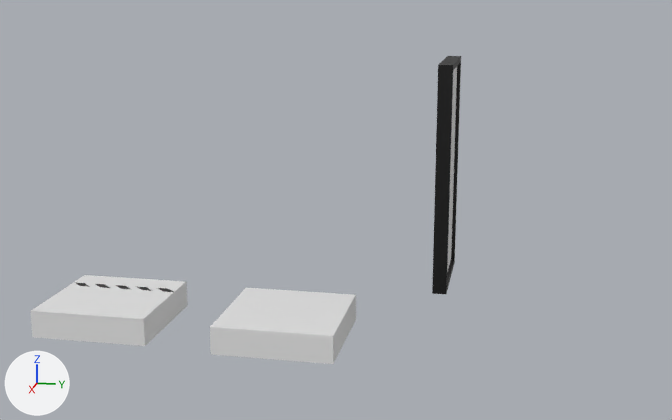
The Blender file jakes_test/mesh_library.blend as it was, and as the next commit left it.
The view is the same before and after, from a 50 mm lens placed at (16.91, 2.17, 5.37), pointed at (1.38, -0.93, 1.49). Lighting does not change. The marker at lower left points along +X, +Y and +Z. The older version comes first.

Before the edit, the objects in view are built like this:
```python
me_cube_001 = bpy.data.meshes.new('Cube.001')
me_cube_001.from_pydata(...)  # 12 vertices, 10 faces; spans x -1.0..1.0, y -1.0..1.0, z -0.5..-0.03
me_cube_001.materials.append(mat_mid)  # white #e7e7e7
me_cube_003 = bpy.data.meshes.new('Cube.003')
me_cube_003.from_pydata(...)  # 117 vertices, 114 faces; spans x -1.0..1.0, y 0.75..1.0, z -0.06..4.0
# faces by material slot: [102, 4, 8]
me_cube_003.materials.append(mat_dark)  # black #000000
me_cube_003.materials.append(mat_light)  # white #e7e7e7
me_cube_003.materials.append(mat_mid)  # white #e7e7e7
me_cube_004 = bpy.data.meshes.new('Cube.004')
me_cube_004.from_pydata(...)  # 116 vertices, 115 faces; spans x -1.0..1.0, y -1.0..1.0, z -0.5..-0.03
# faces by material slot: [5, 110]
me_cube_004.materials.append(mat_dark_002)  # black #000000
me_cube_004.materials.append(mat_mid_001)  # white #e7e7e7
ob_floor_tile = bpy.data.objects.new('floor_tile', me_cube_001)
ob_floor_tile.location = (2.64, -1.52, 0.08)
ob_floor_tile_alt = bpy.data.objects.new('floor_tile_alt', me_cube_004)
ob_floor_tile_alt.location = (2.52, -4.69, 0.08)
ob_wall_tile = bpy.data.objects.new('wall_tile', me_cube_003)
ob_wall_tile.location = (0.0, 0.0, 0.0)
```
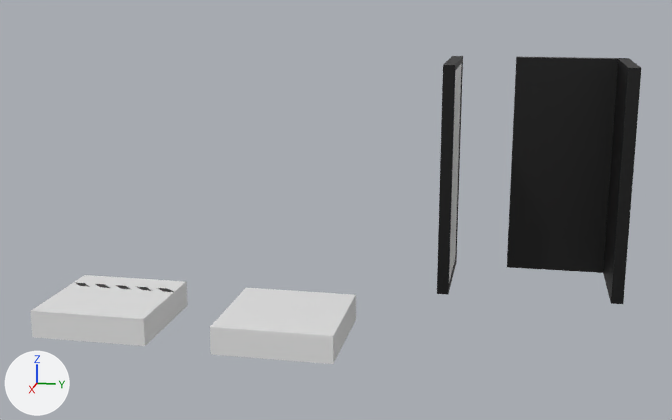
Commit message: add corner walls

Edits to the bpy script that builds the scene:
```text
Change me_cube_003:
    used by ob_wall_tile; location = (0.0, 0.0, 0.0)
    remove me_cube_003.from_pydata(...)  # 117 vertices, 114 faces; spans x -1.0..1.0, y 0.75..1.0, z -0.06..4.0
    add me_cube_003.from_pydata(...)  # 117 vertices, 114 faces; spans x -1.0..1.0, y 0.83..1.04, z -0.06..4.0
    me_cube_003 part 1: all 65 vertices in x -1.0..1.0, y 0.75..0.94, z -0.06..4.0 are moved by (0.0, 0.08, 0.0)
    other edits to the shape of me_cube_003 do not show in these pictures
Add me_cube_005:
    me_cube_005.from_pydata(...)  # 234 vertices, 228 faces; spans x -1.0..1.0, y -0.99..1.04, z -0.06..4.0
    # faces by material slot: [204, 8, 16]
    me_cube_005.materials.append(mat_dark)  # black #000000
    me_cube_005.materials.append(mat_light)  # white #e7e7e7
    me_cube_005.materials.append(mat_mid)  # white #e7e7e7
Add ob_wall_tile_corner:
    ob_wall_tile_corner = bpy.data.objects.new('wall_tile_corner', me_cube_005)
    ob_wall_tile_corner.location = (-0.07, 3.01, 0.0)
```

Pixel boxes (x1, y1, x2, y2) of what changed, in the pictures (672 x 420 px; the box of a moved part takes in the faces that stretch with it):
'wall_tile_corner', added: after (507, 57, 641, 304)
'wall_tile', reshaped (10% narrower): before (432, 56, 461, 294); after (437, 56, 463, 294)
part 1 of me_cube_003, moved or reshaped: before (447, 67, 457, 272); after (449, 63, 462, 281)
